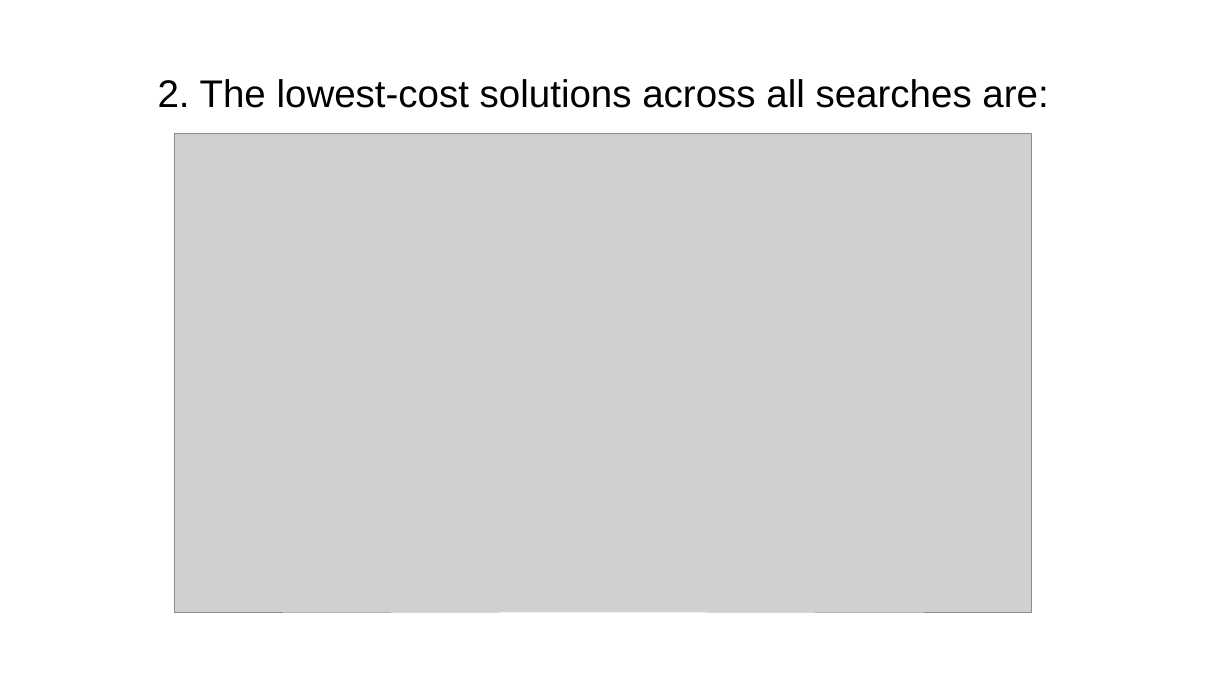
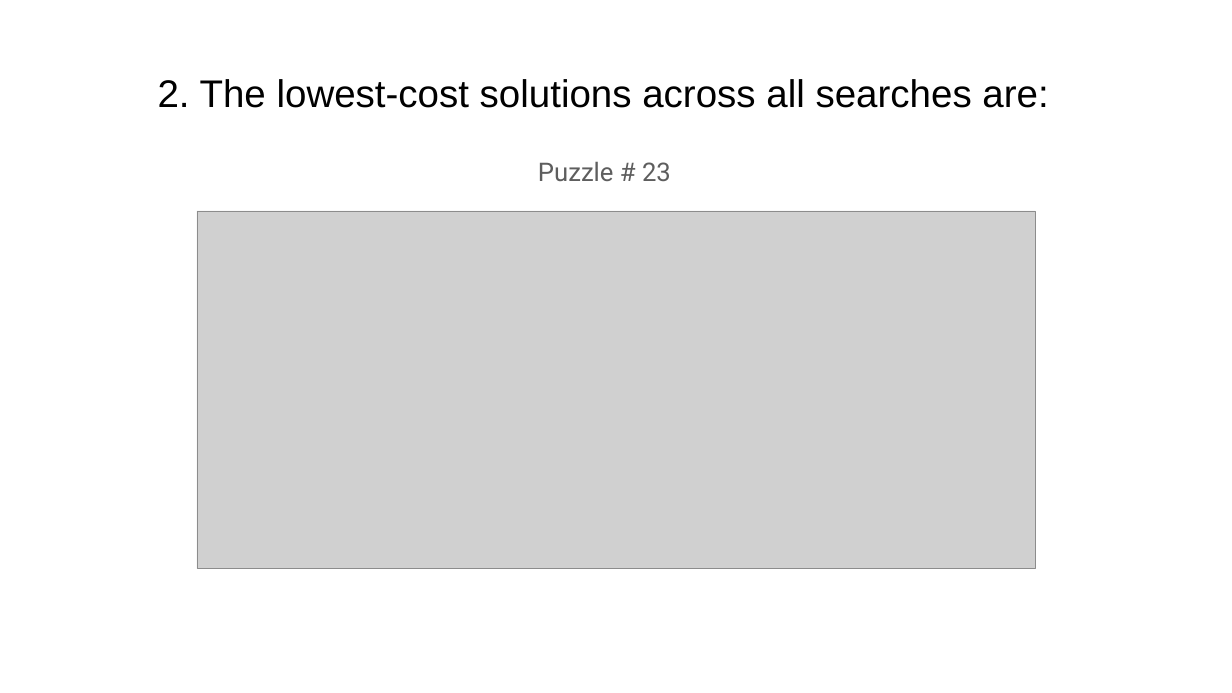
Before and after one commit to nazliensafi/LadyLovelaceProject2, a slide deck: slide 4 of comp472-MP2-Presentation.pptx. Drawn at 1232x693 pixels with LibreOffice and Linux fonts; fonts in the diff are those of the drawing; grey boxes stand for pictures. Boxes give left, top, right and bottom in pixels: in the first picture for what was removed or moved away, otherwise in the second. Text is boxed around its words. In the diff, an @@ line names an element or a change of style, - is before the commit and + after.

```diff
--- a/comp472-MP2-Presentation.pptx
+++ b/comp472-MP2-Presentation.pptx
@@ text added at bbox=[538, 161, 671, 181], 40 pt, text #5E5E5E @@
+Puzzle # 23
@@ picture: place and size @@
-picture at bbox=[175, 133, 1032, 612]
+picture at bbox=[197, 211, 1035, 569]
```
Also in this commit, not shown: 1 other slide changed.
